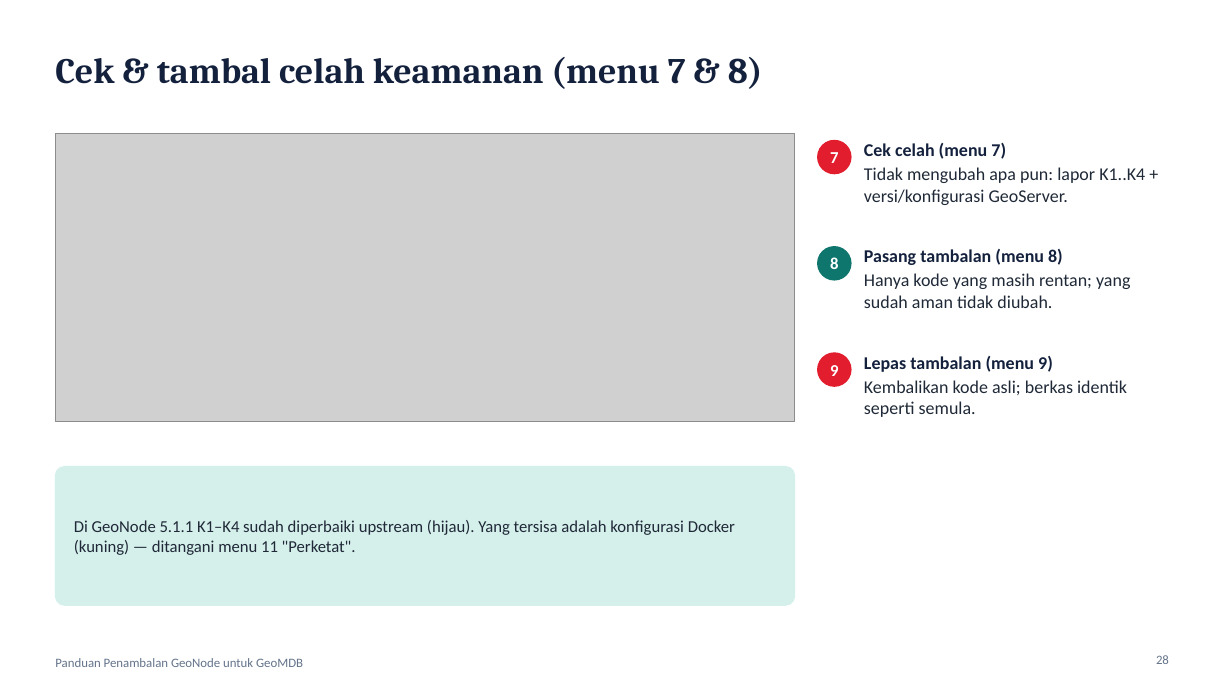
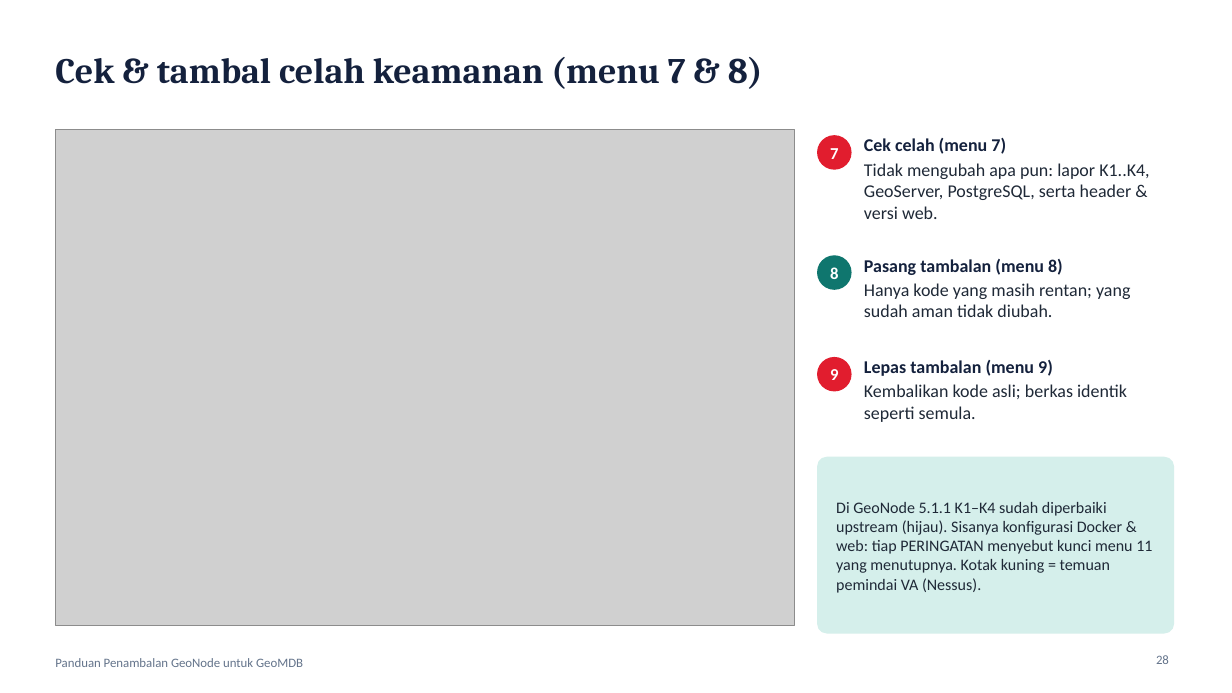
Before and after one commit to hariHK1/geonode-tambal-preserve, a slide deck: slide 28 of docs/Panduan-Penambalan-GeoNode-GeoMDB.pptx. Drawn at 1232x693 pixels with LibreOffice and Linux fonts; fonts in the diff are those of the drawing; grey boxes stand for pictures. Boxes give left, top, right and bottom in pixels: in the first picture for what was removed or moved away, otherwise in the second. Text is boxed around its words. In the diff, an @@ line names an element or a change of style, - is before the commit and + after.

```diff
--- a/docs/Panduan-Penambalan-GeoNode-GeoMDB.pptx
+++ b/docs/Panduan-Penambalan-GeoNode-GeoMDB.pptx
@@ picture resized from (x1=55, y1=134, x2=795, y2=421) to (x1=55, y1=129, x2=795, y2=626) @@
@@ text "7" moved from (x1=830, y1=152, x2=838, y2=163) to (x1=830, y1=148, x2=838, y2=159) @@
@@ ellipse moved from (x1=818, y1=140, x2=851, y2=174) to (x1=818, y1=136, x2=851, y2=169) @@
@@ text at (x1=864, y1=163, x2=1149, y2=219): text changed @@
-Tidak mengubah apa pun: lapor K1..K4 + versi/konfigurasi GeoServer.
+Tidak mengubah apa pun: lapor K1..K4, GeoServer, PostgreSQL, serta header & versi web.
@@ text "8" moved from (x1=830, y1=257, x2=838, y2=269) to (x1=830, y1=267, x2=838, y2=279) @@
@@ ellipse moved from (x1=818, y1=247, x2=851, y2=280) to (x1=818, y1=256, x2=851, y2=289) @@
@@ text "Pasang tambalan (menu 8)" moved from (x1=864, y1=249, x2=1130, y2=308) to (x1=864, y1=259, x2=1130, y2=317) @@
@@ 2 texts, 1 ellipse moved together from (x1=818, y1=353, x2=1127, y2=417) to (x1=818, y1=358, x2=1127, y2=422) @@
@@ rounded rectangle resized from (x1=55, y1=467, x2=795, y2=605) to (x1=818, y1=457, x2=1174, y2=633) @@
@@ rounded rectangle at (x1=818, y1=457, x2=1174, y2=633): proportions changed @@
@@ text at (x1=836, y1=502, x2=1152, y2=593): text changed; size 13 to 12.5 pt @@
-Di GeoNode 5.1.1 K1–K4 sudah diperbaiki upstream (hijau). Yang tersisa adalah konfigurasi Docker (kuning) — ditangani menu 11 "Perketat".
+Di GeoNode 5.1.1 K1–K4 sudah diperbaiki upstream (hijau). Sisanya konfigurasi Docker & web: tiap PERINGATAN menyebut kunci menu 11 yang menutupnya. Kotak kuning = temuan pemindai VA (Nessus).
```
Also in this commit, not shown: 5 other slides changed, 2 slides added, 2 other files.
